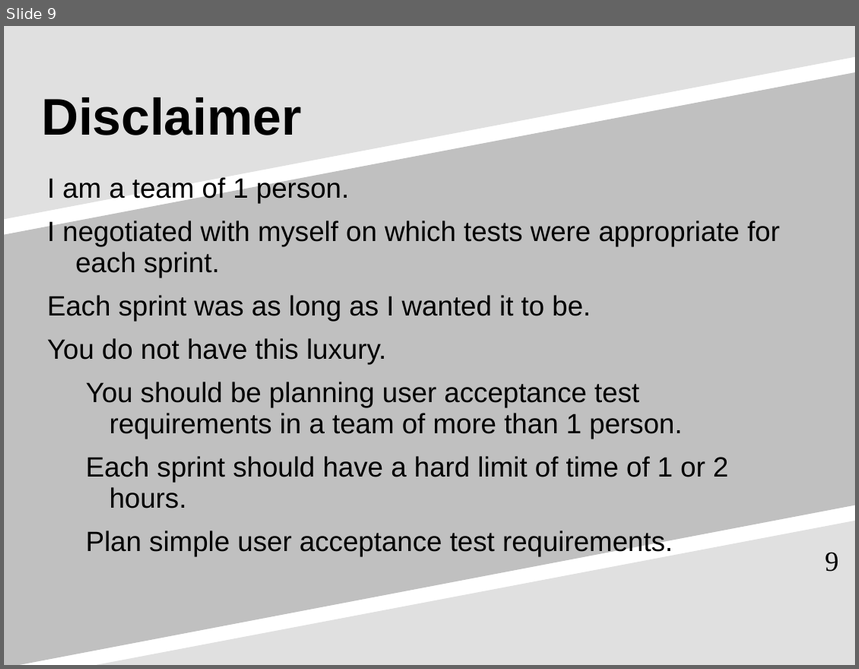
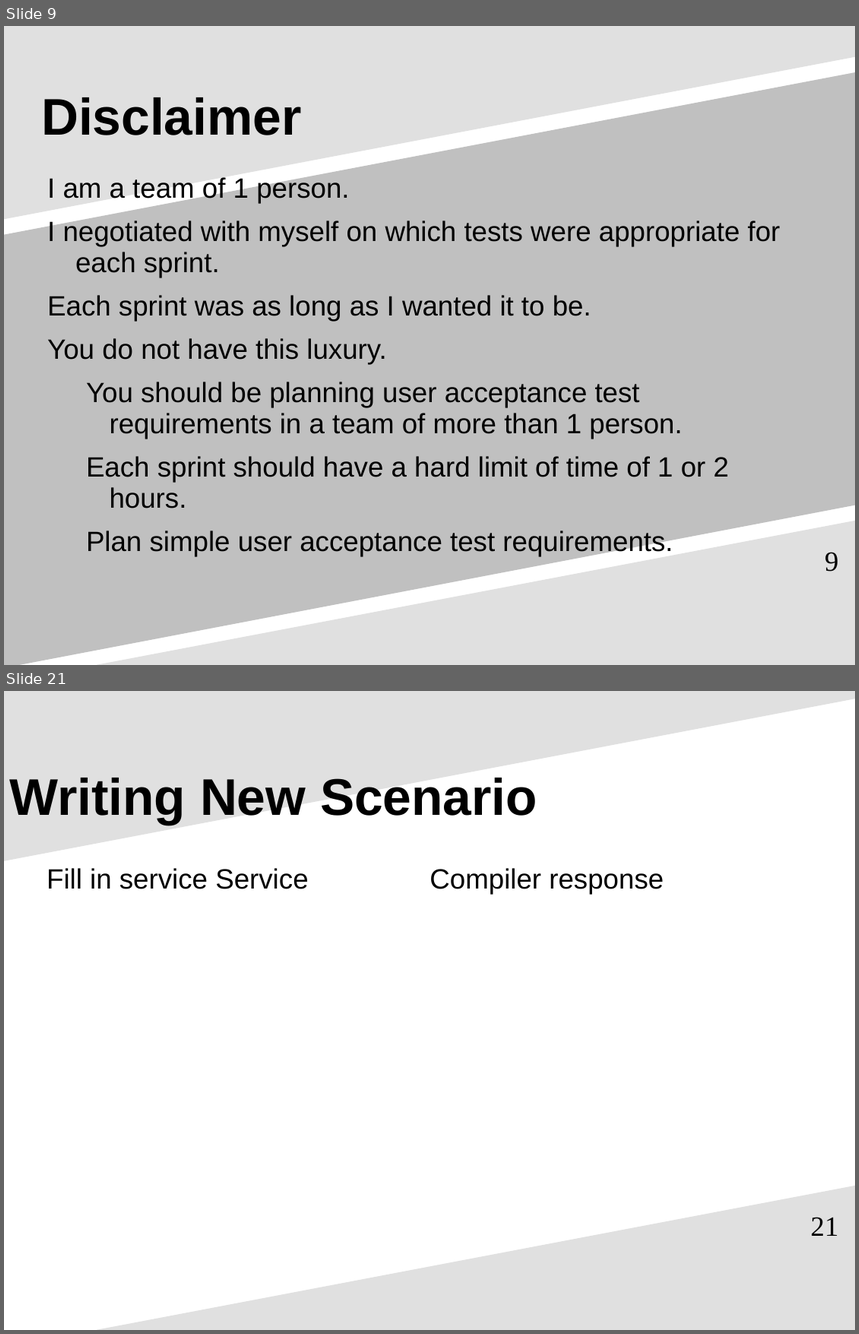
Before and after one commit to pcooke2002/accept_automated_behavior_dd, a slide deck: learning_agile_accept_auto_behavior_dd.ppt. Shown one above the other, each under a label of ours: slide 9 before the commit, slides 9 and 21 after it; the slides between them are not shown. The pictures are 859x669 and 859x1334 pixels, drawn with LibreOffice and Linux fonts; fonts in the diff are those of the drawing. Boxes give left, top, right and bottom in pixels: in the first picture for what was removed or moved away, otherwise in the second. Text is boxed around its words. In the diff, an @@ line names an element or a change of style, - is before the commit and + after.

```diff
--- a/learning_agile_accept_auto_behavior_dd.ppt
+++ b/learning_agile_accept_auto_behavior_dd.ppt
@@ slide 21 added at box(4, 691, 855, 1330), background #FFFFFF; not listed: 1 template element that a slide beside it also shows @@
@@ freeform shape added at box(4, 691, 855, 861), fill #E0E0E0 @@
@@ title added at box(10, 778, 538, 825), 48 pt, text #000000, bold @@
+Writing New Scenario
@@ text added at box(47, 868, 308, 889), 26 pt, text #000000 @@
+Fill in service Service
@@ text added at box(430, 868, 664, 894), 26 pt, text #000000 @@
+Compiler response
@@ page number added at box(811, 1217, 839, 1236), 26 pt, text #000000 @@
+21
@@ slide 9 changed as well @@
@@ text at box(47, 176, 781, 364): indent changed @@
```
Also in this commit, not shown: 5 other slides changed, 10 other slides added, 8 slides removed.
